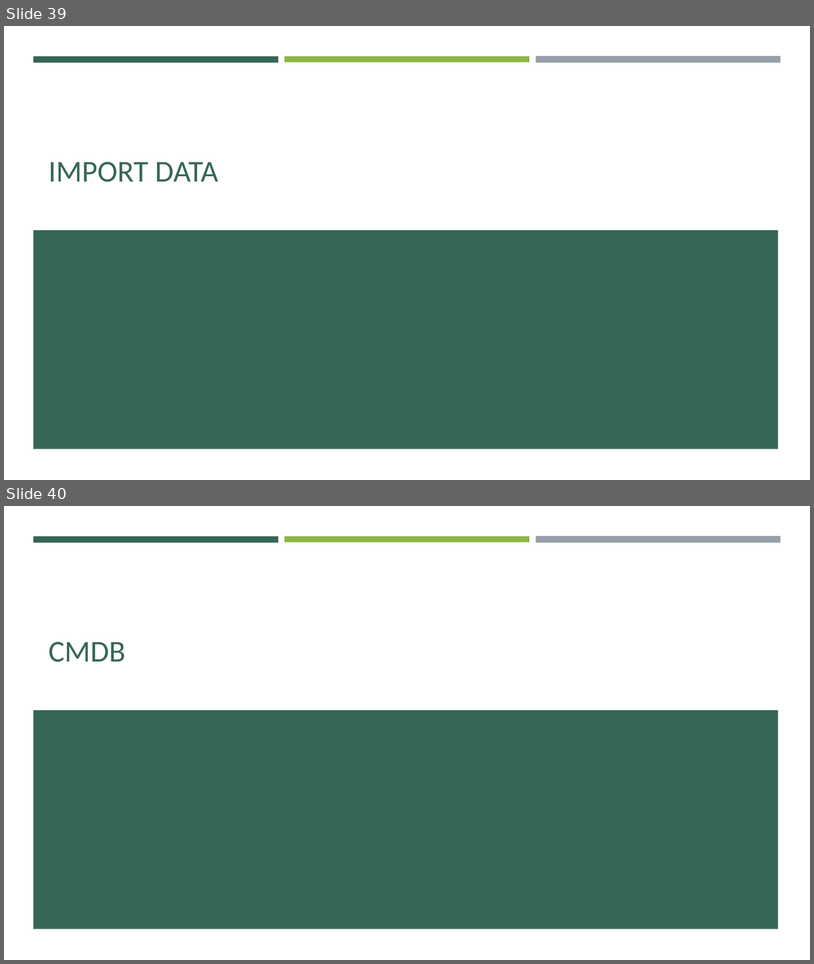
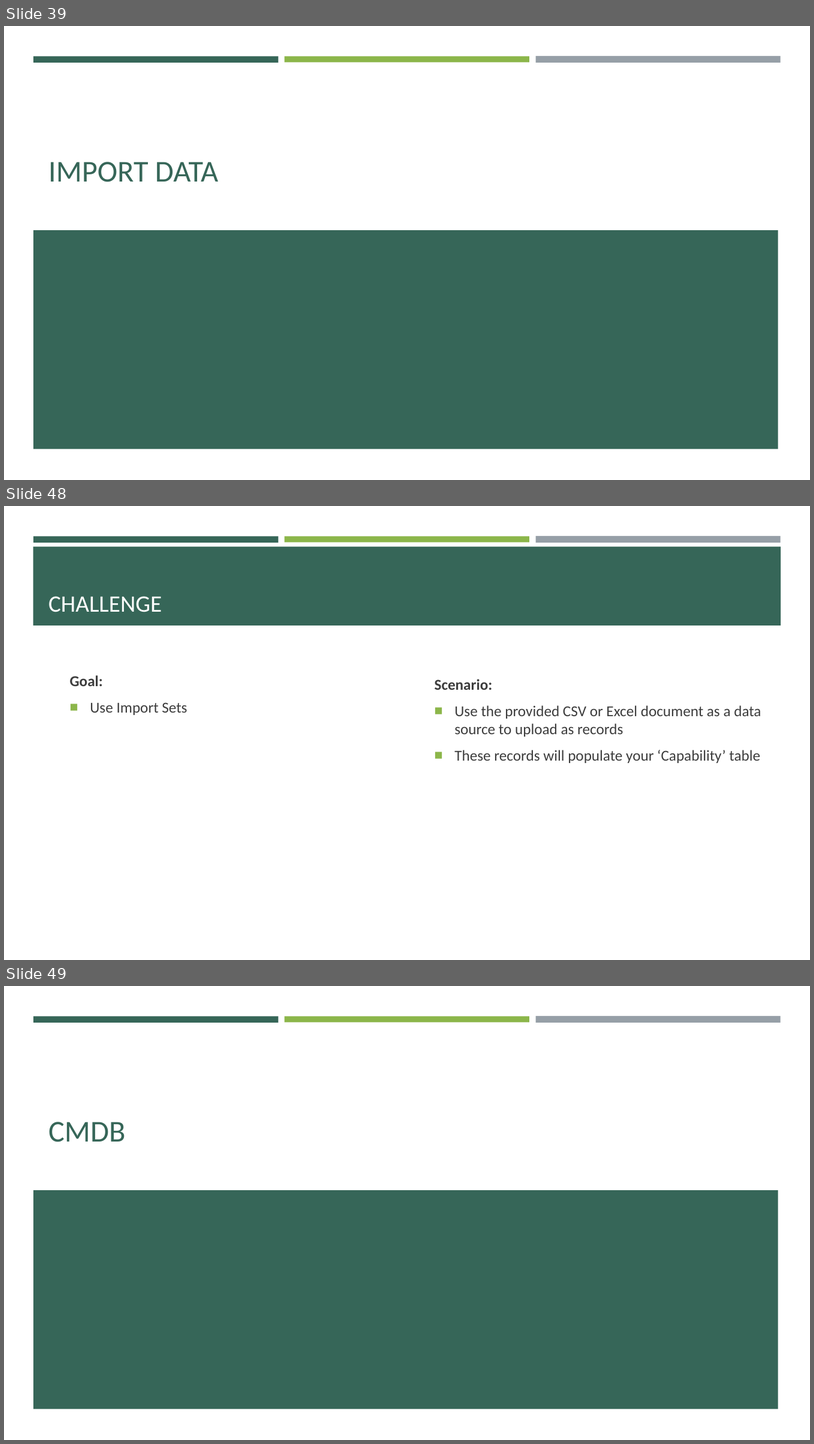
Before and after one commit to e-m-wilson/SNOW, a slide deck: Week_4/Database_Management_&_Platform_Security.pptx. Shown one above the other, each under a label of ours: slides 39 and 40 before the commit, slides 39, 48 and 49 after it; the slides between them are not shown. The pictures are 814x964 and 814x1444 pixels, drawn with LibreOffice and Linux fonts; fonts in the diff are those of the drawing. Boxes give left, top, right and bottom in pixels: in the first picture for what was removed or moved away, otherwise in the second. Text is boxed around its words. In the diff, an @@ line names an element or a change of style, - is before the commit and + after.

```diff
--- a/Week_4/Database_Management_&_Platform_Security.pptx
+++ b/Week_4/Database_Management_&_Platform_Security.pptx
@@ slide 48 added at [4, 506, 810, 960], background #FFFFFF; not listed: 3 template elements that a slide beside it also shows @@
@@ rectangle added at [33, 547, 782, 625], fill #366658 @@
@@ title added at [48, 596, 162, 612], 28 pt, text #FFFFFF @@
+CHALLENGE
@@ text added at [70, 675, 187, 715], 18 pt, text #3D3D3D @@
+Goal:
+■ Use Import Sets
@@ text added at [435, 679, 761, 763], 18 pt, text #3D3D3D @@
+Scenario:
+■ Use the provided CSV or Excel document as a data source to upload as records
+■ These records will populate your ‘Capability’ table
@@ what was slide 40 is now slide 49 @@
```
Also in this commit, not shown: 8 other slides added, 4 other files.
